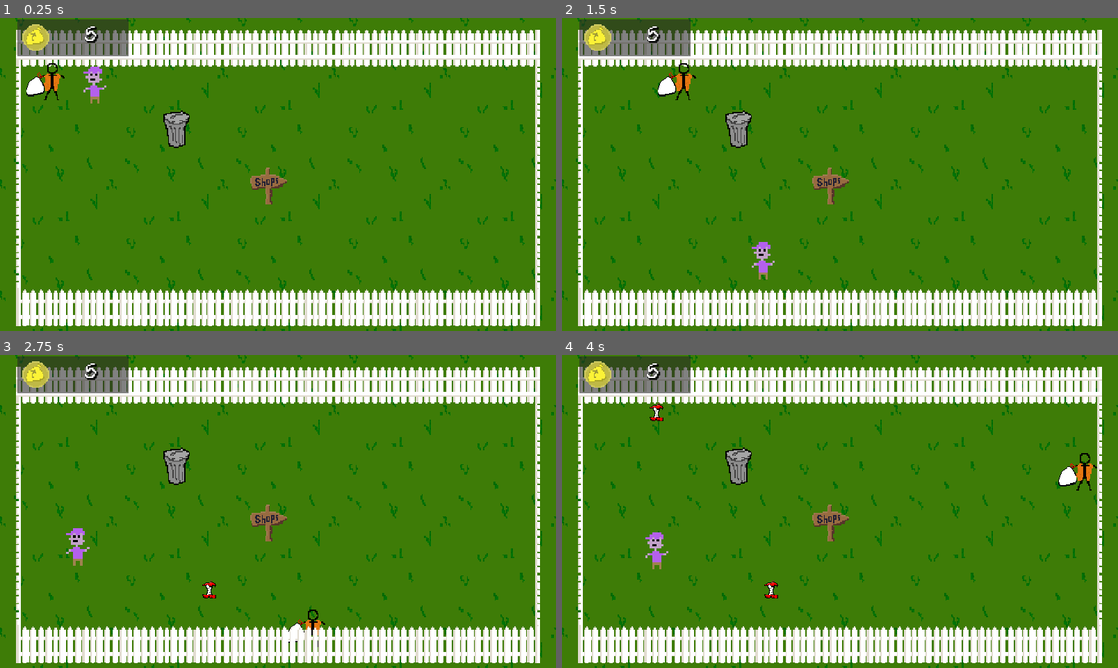
Above: before the commit, frames 1-4 (two rows, left to right).
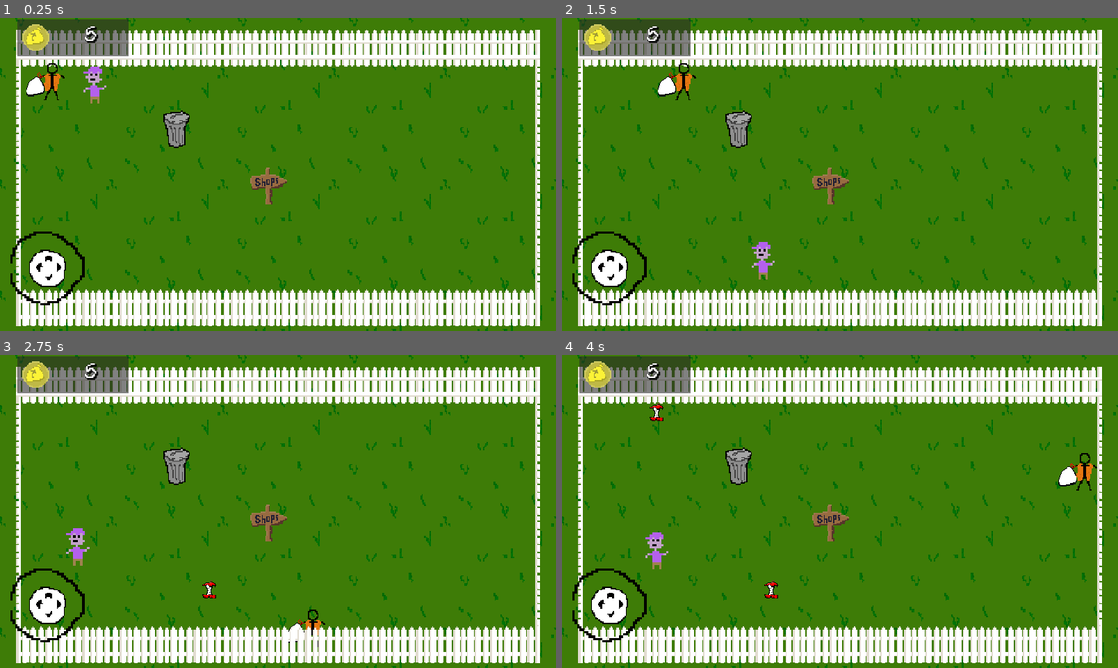
Above: after the commit, the same moments.

Repository: RagingTurtle/TrashMan
Game: Godot game, scene res://Areas/grassy_area.tscn
Same seed, same stepped clock (60 frames per second), same inputs: the game is played once before the commit and once after it.
Inputs (mouse positions are in pixels of both pictures, inside the frame that each line leads up to):
- Up to frame 1 (0.25 s): no input
- Up to frame 2 (1.5 s): click (612, 268) at 0.52 s; move the mouse to (962, 158) at 1.27 s; hold Right (ui_right) from 1.28 s (still down)
- Up to frame 3 (2.75 s): move the mouse to (166, 527) at 2.02 s; release Right (ui_right) at 2.03 s; hold Down (ui_down) from 2.03 s (still down)
- Up to frame 4 (4 s): move the mouse to (895, 442) at 2.77 s; release Down (ui_down) at 2.78 s; hold Right (ui_right) 2.78-3.53 s; move the mouse to (812, 574) at 3.52 s; hold Up (ui_up) from 3.53 s (still down)

The runs differ from the first frame. In frame 1, 1.0% of the frame differs, in the area x 1-16%, y 68-92%; in frame 2, 1.0%; in frame 3, 1.0%; in frame 4, 1.0%.

Commit message:
on screen joystick

Diff:
--- a/Areas/grassy_area.tscn
+++ b/Areas/grassy_area.tscn
@@ -12,6 +12,7 @@
 [ext_resource type="Script" path="res://Items/shopsign.gd" id="10_nsfmh"]
 [ext_resource type="Texture2D" uid="uid://c1gh5tvincpy4" path="res://Sprites/signPost.png" id="11_3q7e3"]
 [ext_resource type="PackedScene" uid="uid://clmc3c06mou67" path="res://Managers/item_boost_manager.tscn" id="12_f50uq"]
+[ext_resource type="PackedScene" uid="uid://74j6otae3ed" path="res://Joystick/joystick.tscn" id="13_3gyj5"]
 
 [node name="GrassyArea" type="Node2D"]
 
@@ -86,6 +87,11 @@
 [node name="Sprite2D" type="Sprite2D" parent="Shop Sign"]
 texture = ExtResource("11_3q7e3")
 
+[node name="Joystick" parent="." instance=ExtResource("13_3gyj5")]
+z_index = 9
+position = Vector2(41, 216)
+maxLength = 32
+
 [connection signal="trash_dropped" from="Enemy" to="Trash Manager" method="_on_trash_dropped"]
 [connection signal="dispose_trash" from="Trash Manager/Trashcan" to="Trash Manager" method="_on_dispose_trash"]
 [connection signal="body_entered" from="Shop Sign" to="Shop Sign" method="_on_body_entered"]
--- a/Characters/player.gd
+++ b/Characters/player.gd
@@ -1,6 +1,8 @@
 extends CharacterBody2D
 
 @export var speed: float = 300.0
+
+@onready var joystick = $"../Joystick"
 
 var movement_disabled: bool = false
 
@@ -23,4 +25,8 @@
 	else:
 		velocity.y = move_toward(velocity.y, 0, speed)
 
+	var joystick_direction = joystick.posVector
+	if joystick_direction:
+		velocity = joystick_direction * speed
+
 	move_and_slide()
--- /dev/null
+++ b/Joystick/joystick.gd
@@ -0,0 +1,6 @@
+extends Node2D
+
+var posVector: Vector2
+
+@export var maxLength = 50
+@export var deadzone = 15
--- /dev/null
+++ b/Joystick/joystick.tscn
@@ -0,0 +1,28 @@
+[gd_scene load_steps=5 format=3 uid="uid://74j6otae3ed"]
+
+[ext_resource type="Script" path="res://Joystick/joystick.gd" id="1_2jdg6"]
+[ext_resource type="Texture2D" uid="uid://kdxvhilyy1d4" path="res://Sprites/joystick.png" id="2_ytmc6"]
+[ext_resource type="Script" path="res://Joystick/knob.gd" id="3_u32iy"]
+[ext_resource type="Texture2D" uid="uid://l514k0miwbg2" path="res://Sprites/joystick_ring.png" id="4_urneg"]
+
+[node name="Joystick" type="Node2D"]
+z_index = 9
+script = ExtResource("1_2jdg6")
+
+[node name="Ring" type="Sprite2D" parent="."]
+scale = Vector2(2, 2)
+texture = ExtResource("4_urneg")
+
+[node name="Knob" type="Sprite2D" parent="."]
+texture = ExtResource("2_ytmc6")
+script = ExtResource("3_u32iy")
+
+[node name="Button" type="Button" parent="."]
+self_modulate = Color(1, 1, 1, 0)
+offset_left = -25.0
+offset_top = -25.0
+offset_right = 25.0
+offset_bottom = 25.0
+
+[connection signal="button_down" from="Button" to="Knob" method="_on_button_button_down"]
+[connection signal="button_up" from="Button" to="Knob" method="_on_button_button_up"]
--- /dev/null
+++ b/Joystick/knob.gd
@@ -0,0 +1,39 @@
+extends Sprite2D
+
+@onready var parent = $".."
+
+var pressing = false
+
+var maxLength = 50
+var deadzone = 15
+
+func _ready():
+	maxLength = parent.maxLength
+	deadzone = parent.deadzone
+	maxLength *= parent.scale.x
+
+func _process(delta):
+	if pressing:
+		if get_global_mouse_position().distance_to(parent.global_position) <= maxLength:
+			global_position = get_global_mouse_position()
+		else:
+			var angle = parent.global_position.angle_to_point(get_global_mouse_position())
+			global_position.x = parent.global_position.x + cos(angle)*maxLength
+			global_position.y = parent.global_position.y + sin(angle)*maxLength
+		calculateVector()
+	else:
+		global_position = lerp(global_position, parent.global_position, delta*50)
+		parent.posVector = Vector2(0,0)
+
+func calculateVector():
+	if abs((global_position.x - parent.global_position.x)) >= deadzone:
+		parent.posVector.x = (global_position.x - parent.global_position.x)/maxLength
+	if abs((global_position.y - parent.global_position.y)) >= deadzone:
+		parent.posVector.y = (global_position.y - parent.global_position.y)/maxLength
+
+func _on_button_button_down():
+	pressing = true
+
+
+func _on_button_button_up():
+	pressing = false
Not shown: 1 places in Areas/grassy_area.tscn that only renumber resources
Binary file added: Sprites/joystick.png
Not shown, added: Sprites/joystick.png.import
Binary file added: Sprites/joystick_ring.png
Not shown, added: Sprites/joystick_ring.png.import
